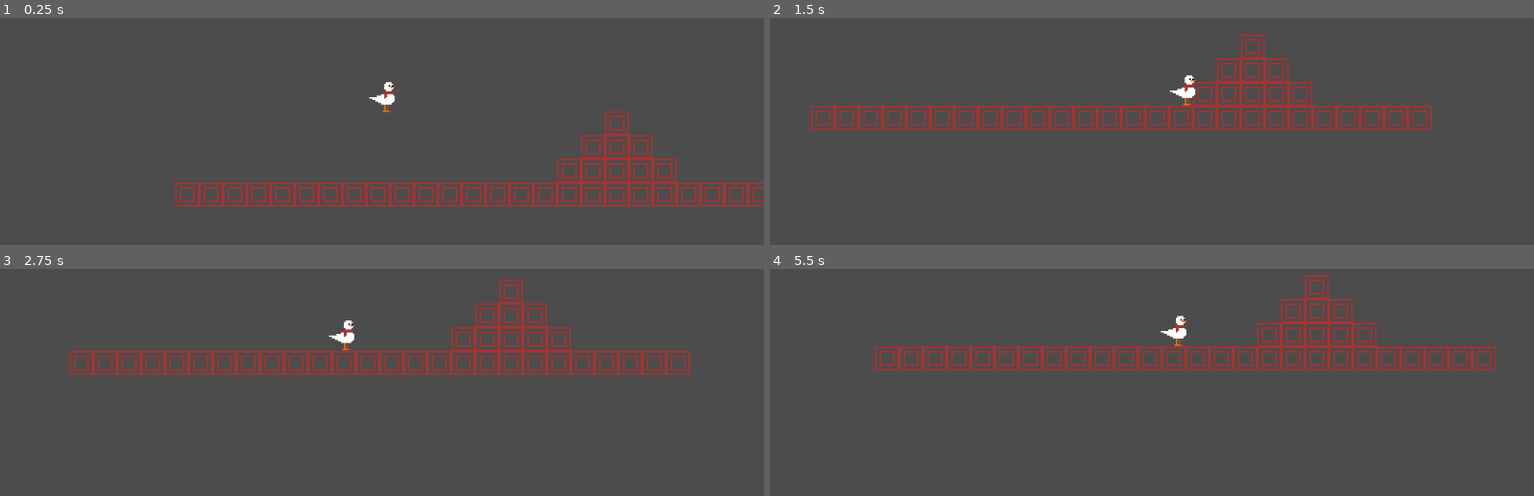
Above: before the commit, frames 1-4 (two rows, left to right).
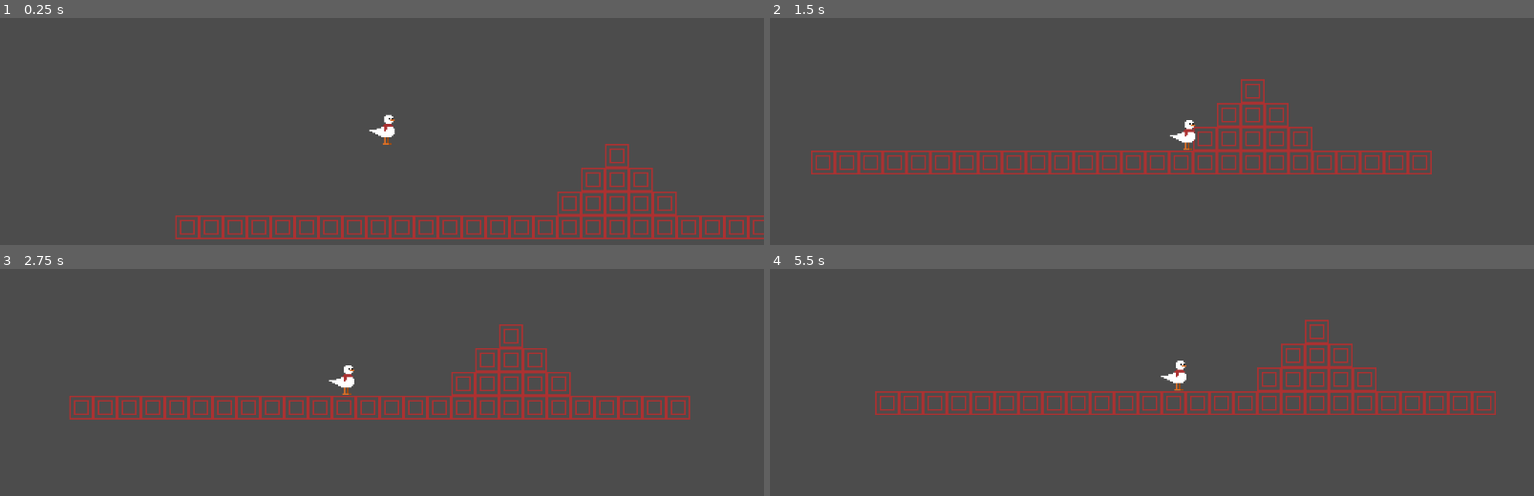
Above: after the commit, the same moments.

Repository: Zenza235/go-duck-goose
Game: Godot game, scene res://levels/MovementTest.tscn
Same seed, same stepped clock (60 frames per second), same inputs: the game is played once before the commit and once after it.
Inputs:
- Up to frame 1 (0.25 s): no input
- Up to frame 2 (1.5 s): hold D (move_right) from 0.53 s (still down); tap W (jump) at 0.77 s
- Up to frame 3 (2.75 s): tap W (jump) at 1.52 s; release D (move_right) at 2.03 s; hold A (move_left) from 2.03 s (still down)
- Up to frame 4 (5.5 s): release A (move_left) at 2.78 s; hold D (move_right) 2.78-4.28 s; tap W (jump) at 3.02, 3.77, 4.52 s; hold A (move_left) 4.28-5.03 s; hold D (move_right) from 5.03 s (still down)

The runs differ from the first frame. In frame 1, 9.1% of the frame differs, in the area x 22-100%, y 28-98%; in frame 2, 9.7%; in frame 3, 9.6%; in frame 4, 10%, in the area x 13-95%, y 2-65%.

Commit message:
adjust camera node

Diff:
--- a/levels/MovementTest.tscn
+++ b/levels/MovementTest.tscn
@@ -42,7 +42,7 @@
 position = Vector2( 373, 364 )
 
 [node name="Camera2D" type="Camera2D" parent="KinematicBody2D"]
-rotating = true
 current = true
 process_mode = 0
 smoothing_enabled = true
+offset_v = -1.0
